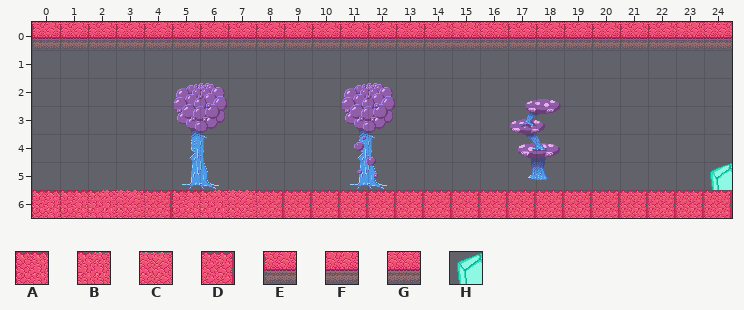
Tiled map, stored at public/assets/lvl6/lvl6.tmx. That is the earlier state.
Cells are 32x32 px. Shown: x 0..24, y 0..6.
Key: from "tileset": A 8, B 9, C 10, D 11, E 24, F 25, G 26, H 72.
_ is an empty cell.
Layers that did not change in this view are not listed.
Layer "Very Background" before, first column x 0:
0 EEEEEEEEEEEEEEEFGEEEEEEFG
1 _________________________
2 _________________________
3 _________________________
4 _________________________
5 ________________________H
6 AABCDABCDDDDDDDDDDDDDDDDD
After:
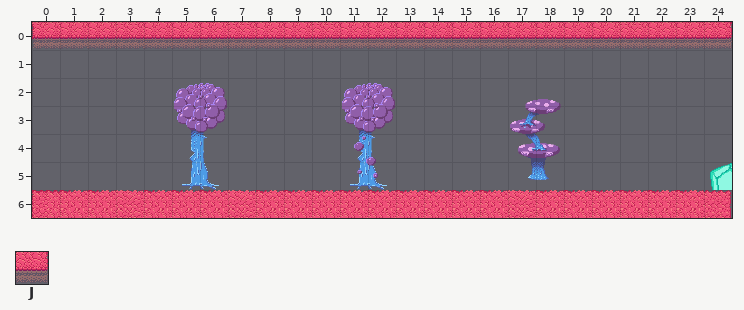
Further tiles: from "tileset": J 27.
Diff:
{"where": "layer \"Very Background\""}
{"y":0,"x":1,"old":"EEEEEEEEEEEEEE","new":"FFGFFFGFFGFFFF"}
{"y":0,"x":16,"old":"GEEEEEE","new":"FFFFFGF"}
{"y":0,"x":24,"old":"G","new":"J"}
{"y":6,"x":1,"old":"A","new":"B"}
{"y":6,"x":4,"old":"DA","new":"BB"}
{"y":6,"x":8,"old":"DDDDDDDDDDDDDDDD","new":"BBBBBBBBBCBBBBBB"}
{"label":"changed","picture_box":[60,22,452,49]}
{"label":"changed","picture_box":[480,22,676,49]}
{"label":"changed","picture_box":[717,22,732,49]}
{"label":"changed","picture_box":[60,190,88,218]}
{"label":"changed","picture_box":[144,190,200,218]}
{"label":"changed","picture_box":[256,190,704,218]}
